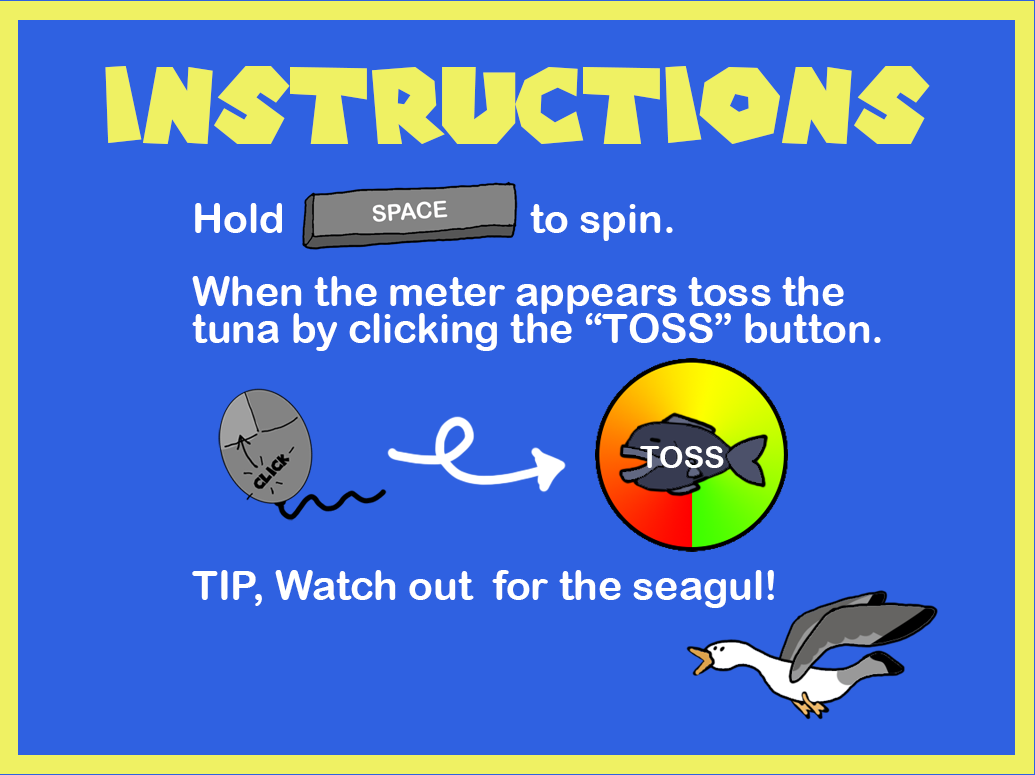
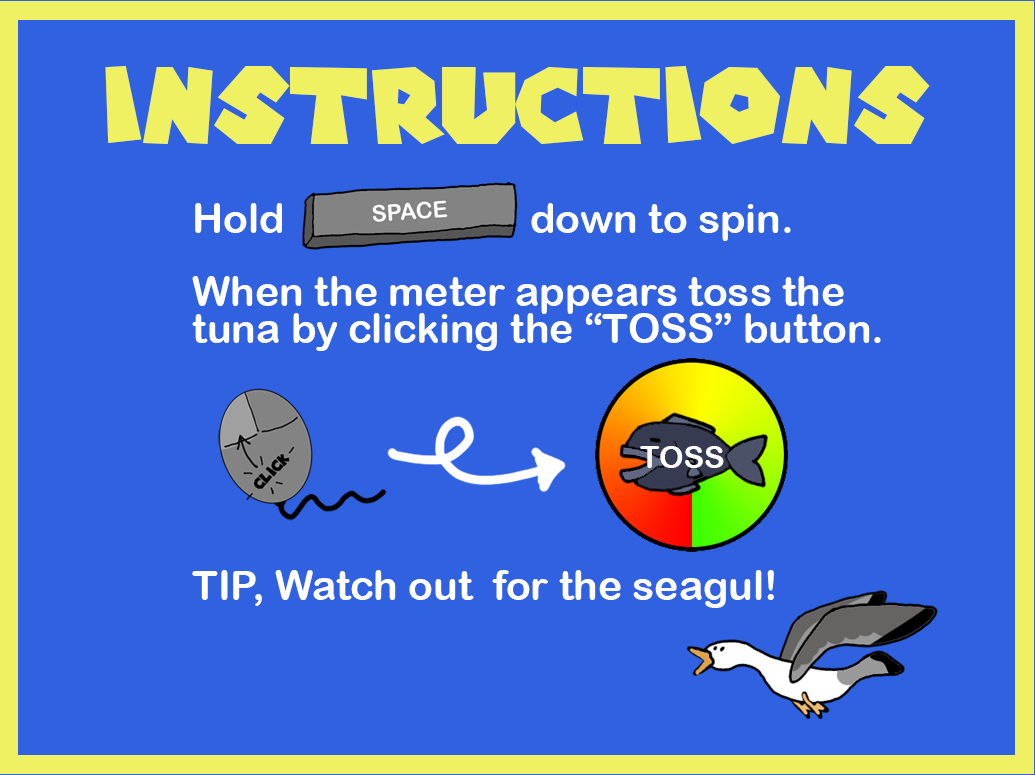
Before/after of a 1035 x 775 layered artwork. What changed in the layer stack:
renamed "Hold to spin. When the meter appears to" to "Hold down to spin. When the meter appea", painted on it over (530, 203, 791, 241)
